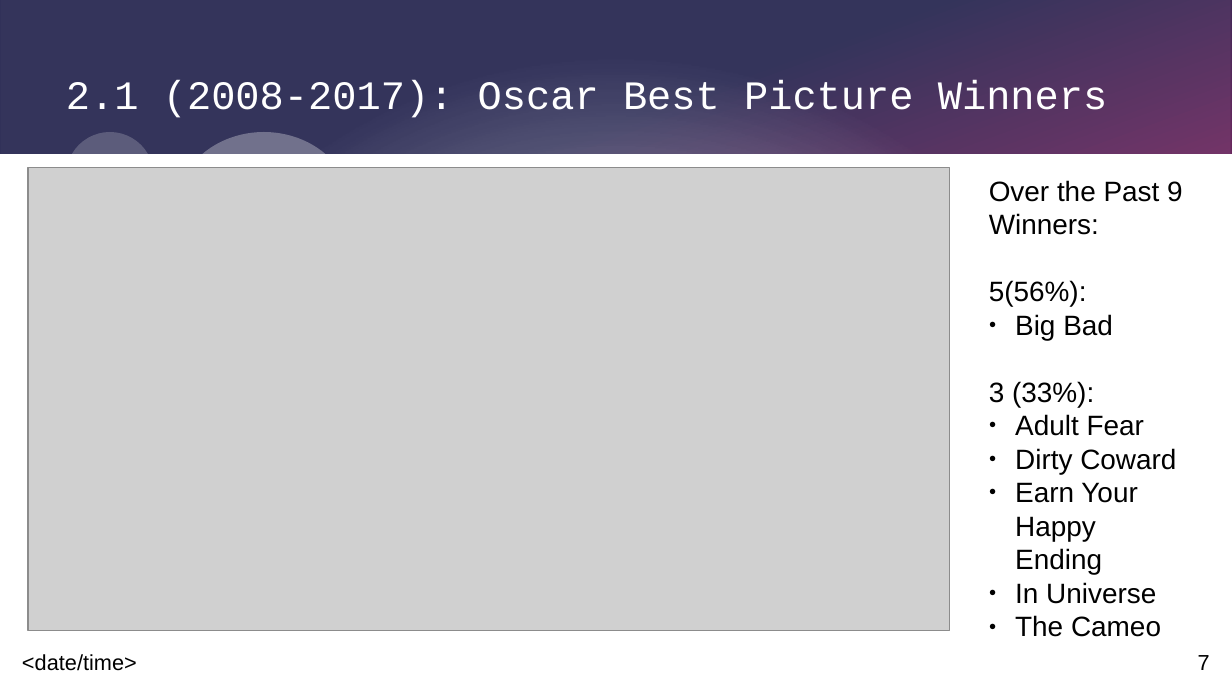
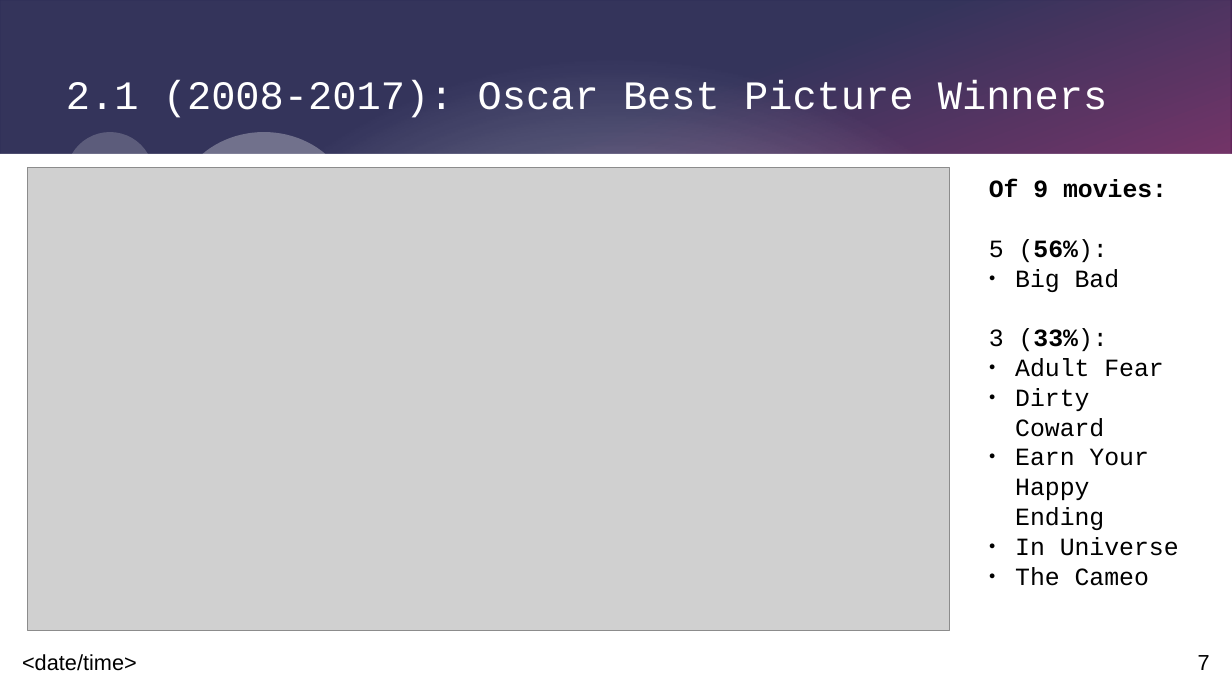
Before and after one commit to SacredFisher/Python_Project, a slide deck: slide 7 of SrikarP_FilmProject.pptx. Drawn at 1232x693 pixels with LibreOffice and Linux fonts; fonts in the diff are those of the drawing; grey boxes stand for pictures. Boxes give left, top, right and bottom in pixels: in the first picture for what was removed or moved away, otherwise in the second. Text is boxed around its words. In the diff, an @@ line names an element or a change of style, - is before the commit and + after.

```diff
--- a/SrikarP_FilmProject.pptx
+++ b/SrikarP_FilmProject.pptx
@@ text at (989, 179, 1167, 262): text changed; size 18 to 16 pt; font Arial to Courier New; bold on @@
-Over the Past 9 Winners:
-5(56%):
+Of 9 movies:
+5 (56%):
@@ text at (989, 269, 1179, 586): size 18 to 16 pt, font Arial to Courier New in "Big Bad", "3 (33%):", "Adult Fear", "Dirty Coward" and 3 more places; bold on in "(33%):" @@
```
Also in this commit, not shown: 5 other slides changed.
